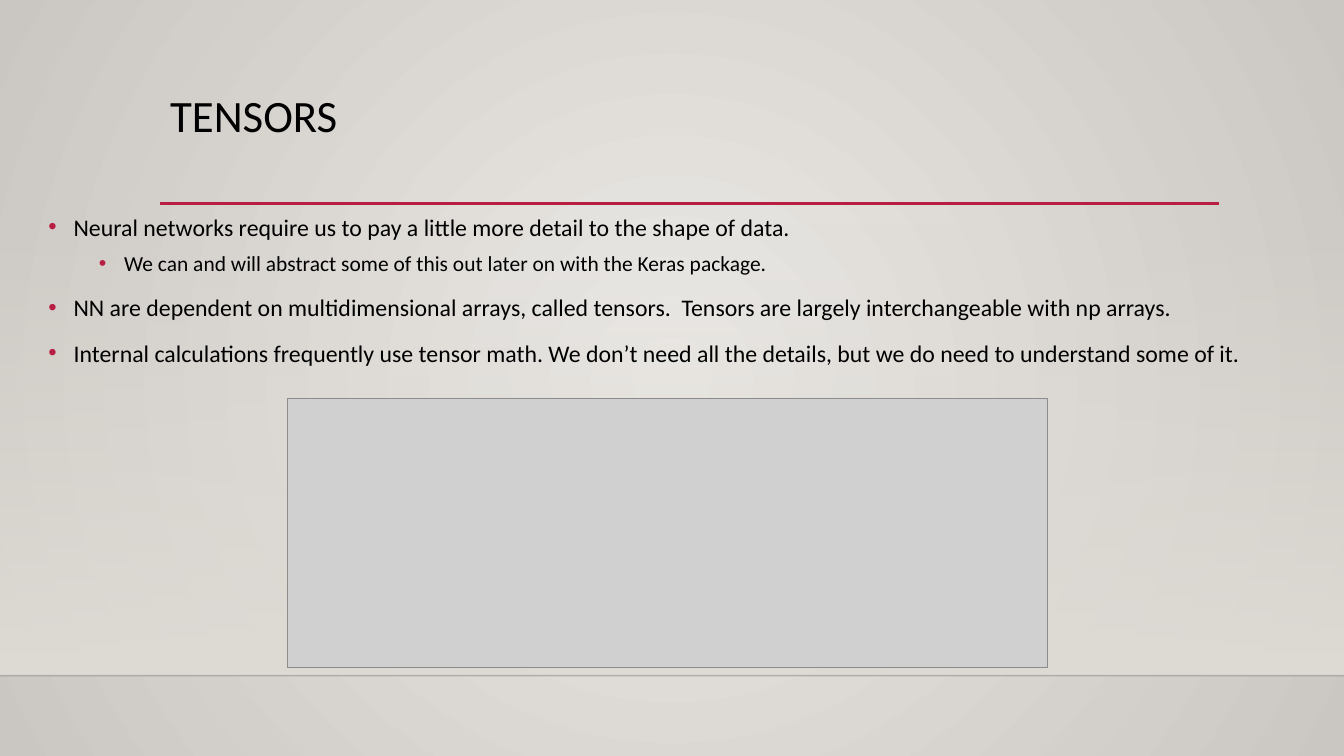
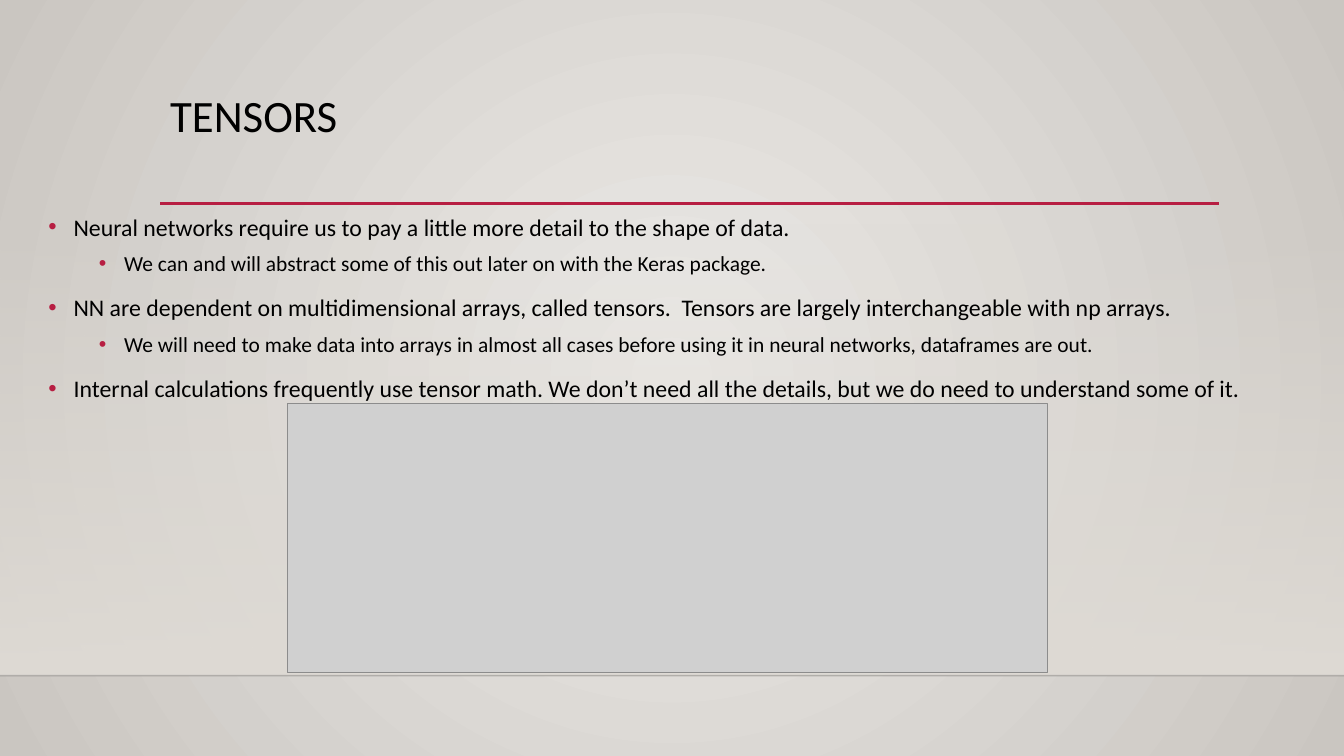
Before and after one commit to calvint13/Intro_to_Machine_Learning_Student_Workbooks, a slide deck: slide 14 of reference_content/Slides/simple_nn_basics.pptx. Drawn at 1344x756 pixels with LibreOffice and Linux fonts; fonts in the diff are those of the drawing; grey boxes stand for pictures; background and template pictures are left out. Boxes give left, top, right and bottom in pixels: in the first picture for what was removed or moved away, otherwise in the second. Text is boxed around its words. In the diff, an @@ line names an element or a change of style, - is before the commit and + after.

```diff
--- a/reference_content/Slides/simple_nn_basics.pptx
+++ b/reference_content/Slides/simple_nn_basics.pptx
@@ text at bbox=[124, 337, 1092, 356]: paragraph added @@
+  • We will need to make data into arrays in almost all cases before using it in neural networks, dataframes are out.
@@ picture: place and size @@
-picture at bbox=[287, 398, 1048, 667]
+picture at bbox=[287, 404, 1048, 674]
```
Also in this commit, not shown: 3 other slides changed, 2 other files.
